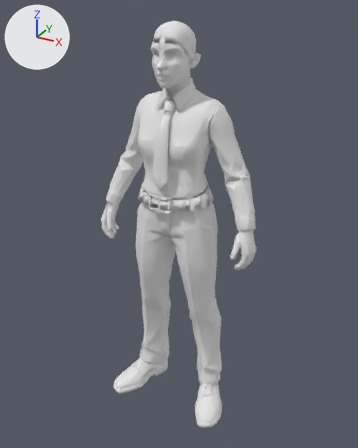
Before and after pictures for a commit that changed the Blender file ASSETS/MODELS/fit/HEAD_JOINED_FEMALE.blend.
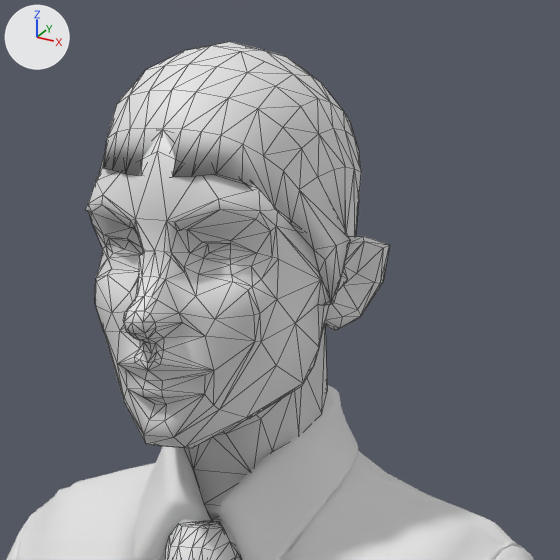
Each version appears first whole from a camera (50 mm lens) standing at (0.539, -0.95, 0.987) and looking at (0.007, 0.016, 0.504), and next in a close-up on the part from 38% to 64% of the width and 3% to 24% of the height. Every picture has the same lights, and +X, +Y and +Z are marked at upper left. The older version's two pictures come first. The close-ups show mesh edges as thin lines.

The scene before the commit, as lines of its bpy script (objects in view):
```python
me_body_head = bpy.data.meshes.new('Body_Head')
me_body_head.from_pydata(...)  # 646 vertices, 1288 faces, 7 loose edges; spans x -0.053..0.052, y -0.057..0.059, z 0.797..0.96
me_outfit_shirt = bpy.data.meshes.new('Outfit_Shirt')
me_outfit_shirt.from_pydata(...)  # 3004 vertices, 5980 faces; spans x -0.2..0.199, y -0.049..0.085, z 0.522..0.846
me_outfit_tie = bpy.data.meshes.new('Outfit_Tie')
me_outfit_tie.from_pydata(...)  # 248 vertices, 492 faces; spans x -0.021..0.02, y -0.061..-0.001, z 0.612..0.801
ob_body_head = bpy.data.objects.new('Body_Head', me_body_head)
ob_body_head.location = (0.0, 0.0, 0.0)
ob_outfit_shirt = bpy.data.objects.new('Outfit_Shirt', me_outfit_shirt)
ob_outfit_shirt.location = (0.0, 0.0, 0.0)
ob_outfit_tie = bpy.data.objects.new('Outfit_Tie', me_outfit_tie)
ob_outfit_tie.location = (0.0, 0.0, 0.0)
```
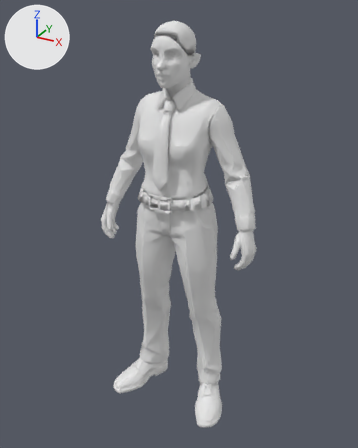
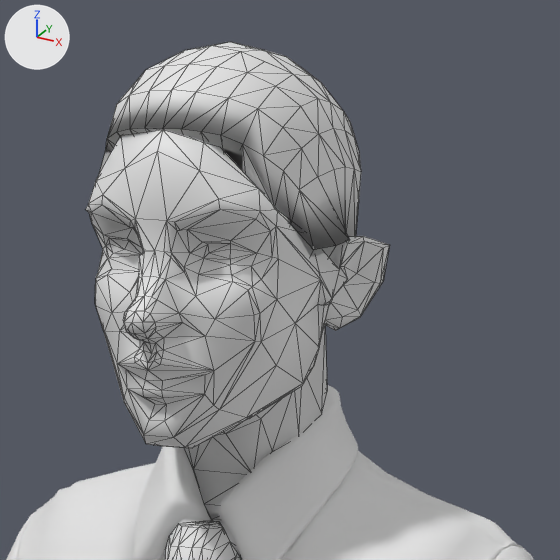
Patch to the scene script:
```diff
--- a/ASSETS/MODELS/fit/HEAD_JOINED_FEMALE.blend.py
+++ b/ASSETS/MODELS/fit/HEAD_JOINED_FEMALE.blend.py
@@ me_body_head @@
 # used by ob_body_head; location = (0.0, 0.0, 0.0)
-me_body_head.from_pydata(...)  # 646 vertices, 1288 faces, 7 loose edges; spans x -0.053..0.052, y -0.057..0.059, z 0.797..0.96
+me_body_head.from_pydata(...)  # 588 vertices, 1233 faces, 6 loose edges; spans x -0.053..0.052, y -0.057..0.059, z 0.797..0.96
+# me_body_head part 1
+# 69 vertices are removed from x -0.04..0.042, y -0.04..0.034, z 0.823..0.921
+# 229 faces are deleted
+# 7 loose edges are deleted
+# 11 vertices are added at x -0.016..0.042, y -0.018..0.038, z 0.845..0.924
+# 6 loose edges are added
+# 174 new faces join them
```

Where the change shows, as pixel boxes (x1, y1, x2, y2) in the close-ups (560 x 560 px; the box of a moved part takes in the faces that stretch with it):
part 1 of me_body_head, moved or reshaped: before (99, 128, 350, 304); after (99, 128, 349, 299)
